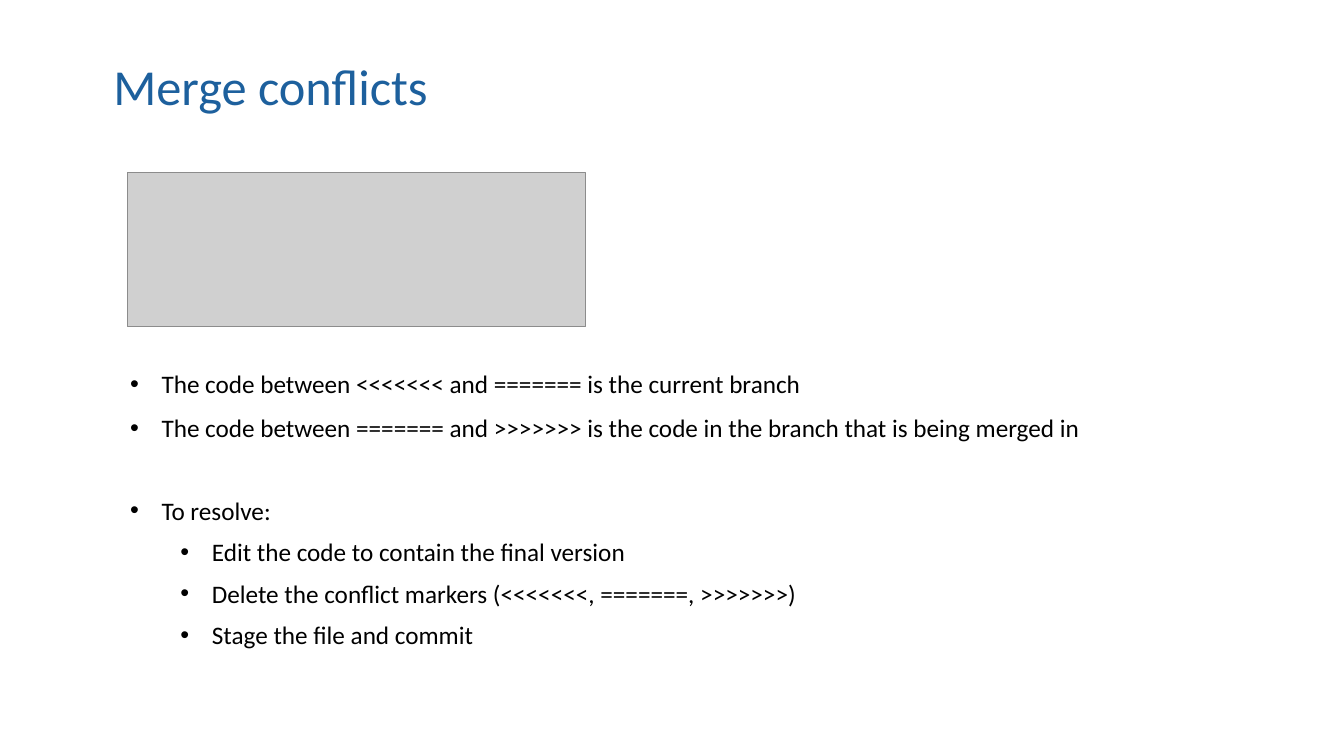
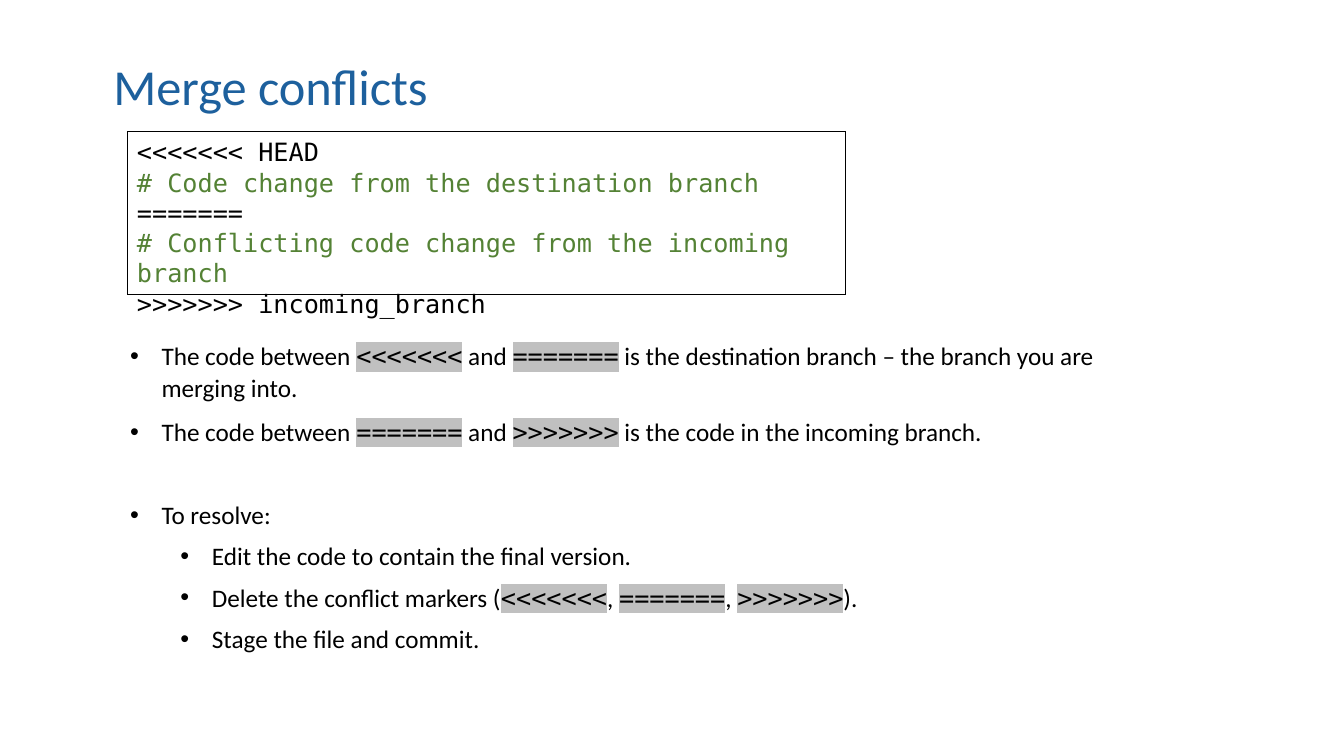
Before and after one commit to moj-analytical-services/intro_to_github_training, a slide deck: slide 33 of GitGitHub slides.pptx (slide 31 before the commit). Drawn at 1344x756 pixels with LibreOffice and Linux fonts; fonts in the diff are those of the drawing; grey boxes stand for pictures. Boxes give left, top, right and bottom in pixels: in the first picture for what was removed or moved away, otherwise in the second. Text is boxed around its words. In the diff, an @@ line names an element or a change of style, - is before the commit and + after.

Commit message:
Improvements to merge diagrams, conflicts, undoing

```diff
--- a/GitGitHub slides.pptx
+++ b/GitGitHub slides.pptx
@@ rectangle added at <box>127,132,846,295</box>, outline #000000 0.75 pt, 18 pt, text #548235 @@
+<<<<<<< HEAD
+# Code change from the destination branch
+=======
+# Conflicting code change from the incoming branch
+>>>>>>> incoming_branch
@@ picture removed at <box>127,172,586,327</box> @@
@@ text "The code between <<<<<<< and ...": place and size @@
-text "The code between <<<<<<< and ..." at <box>162,375,1079,649</box>
+text "The code between <<<<<<< and ..." at <box>162,347,1093,653</box>
@@ text at <box>162,347,1093,446</box>: text changed @@
-• The code between <<<<<<< and ======= is the current branch
-• The code between ======= and >>>>>>> is the code in the branch that is being merged in
+• The code between <<<<<<< and ======= is the destination branch – the branch you are merging into.
+• The code between ======= and >>>>>>> is the code in the incoming branch.
@@ text at <box>212,547,631,653</box>: text changed @@
-  • Edit the code to contain the final version
-  • Delete the conflict markers (<<<<<<<, =======, >>>>>>>)
-  • Stage the file and commit
+  • Edit the code to contain the final version.
+  • Delete the conflict markers (<<<<<<<, =======, >>>>>>>).
+  • Stage the file and commit.
```
Also in this commit, not shown: 8 other slides changed, 4 slides added, 1 slide removed, 1 other file.
